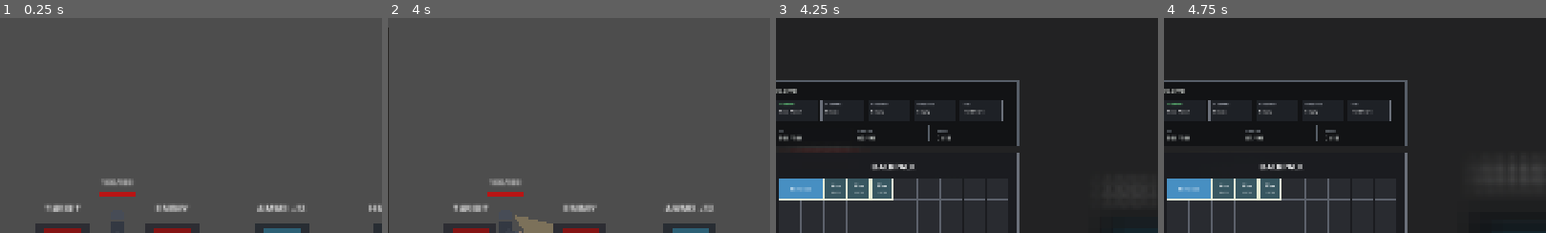
Above: before the commit, frames 1-4 (left to right).
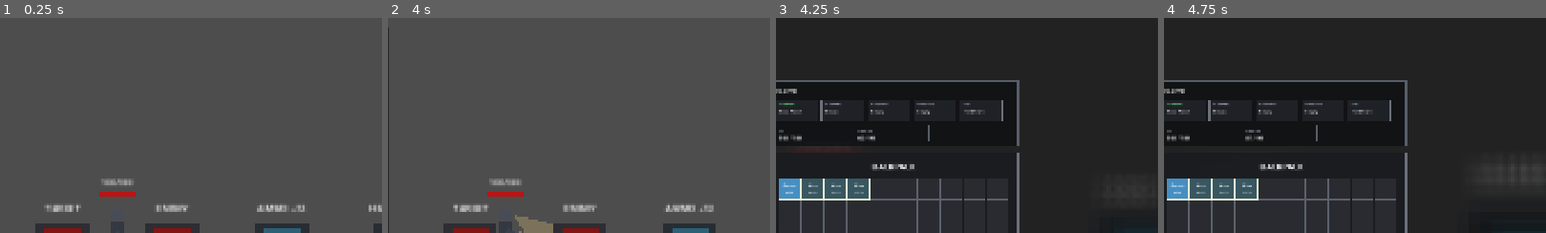
Above: after the commit, the same moments.

Repository: YuiTatsuki1011/projekt-black
Game: Godot game, scene res://scenes/levels/test_level.tscn
The game is run twice, just before and just after one commit, with the same random seed, the same clock (stepped at 60 frames per second) and the same inputs.
Inputs (mouse positions are % of the whole screen's width and height, from its top left):
- Up to frame 1 (0.25 s): no input
- Up to frame 2 (4 s): tap Enter at 0.5, 3.5 s; move the mouse to (72, 45) at 0.52 s; hold D (move_right) 0.53-1.25 s; hold S (crouch) 0.53-1.25 s; click (72, 45) at 0.67 s; tap Space (jump) at 0.77, 2, 3.77 s; drag from (30, 55) to (51, 51) at 1.27 s; move the mouse to (60, 28) at 2.02 s; press the mouse at (60, 28) at 2.03 s; hold A (move_left) 2.03-2.75 s; release the mouse at (60, 28) at 2.75 s; drag from (45, 70) to (79, 51) at 2.77 s; move the mouse to (80, 65) at 3.52 s; hold D (move_right) from 3.53 s (still down); hold Right mouse button (sub_weapon_aim) from 3.53 s (still down); click (80, 65) at 3.67 s
- Up to frame 3 (4.25 s): keep holding D (move_right); keep holding Right mouse button (sub_weapon_aim); tap Tab (inventory_toggle) at 4.15 s
- Up to frame 4 (4.75 s): release D (move_right) at 4.25 s; release Right mouse button (sub_weapon_aim) at 4.25 s; drag from (20, 35) to (57, 52) at 4.27 s
The pictures show only the part of the screen within x 35-85%, y 0-50%; the shares and areas given below are measured in that part.

Frames 1-2 are identical in both runs. In frame 3, 1.4% of the frame differs, in the area x 2-46%, y 52-85%; in frame 4, 1.4%.

Commit message:
Apply inventory usability feedback

Diff:
--- a/resources/items/pistol_ammo.tres
+++ b/resources/items/pistol_ammo.tres
@@ -7,7 +7,7 @@
 item_id = &"pistol_ammo"
 display_name = "Pistol Ammo"
 short_name = "Ammo"
-size = Vector2i(2, 1)
+size = Vector2i(1, 1)
 stackable = true
 max_stack = 60
 color = Color(0.28, 0.56, 0.76, 1)
--- a/scripts/player/player_controller.gd
+++ b/scripts/player/player_controller.gd
@@ -562,7 +562,10 @@
 		_start_reload()
 		return
 	if chamber_size > 0 and chamber_ammo <= 0:
-		return
+		_feed_chamber_if_empty()
+		_commit_loaded_ammo_change()
+		if chamber_ammo <= 0:
+			return
 
 	if projectile_scene == null:
 		return
@@ -1085,6 +1088,7 @@
 		return {}
 
 	chamber_ammo -= 1
+	_feed_chamber_if_empty()
 	var ejected := {
 		"item_id": ammo_item_id,
 		"quantity": 1,
--- a/scripts/ui/inventory_screen.gd
+++ b/scripts/ui/inventory_screen.gd
@@ -130,6 +130,10 @@
 var _weapon_inspect_equipment_slot: StringName = &""
 var _weapon_inspect_dragging: bool = false
 var _weapon_inspect_drag_offset: Vector2 = Vector2.ZERO
+var _inventory_menu_dragging: bool = false
+var _inventory_menu_drag_offset: Vector2 = Vector2.ZERO
+var _inventory_menu_position: Vector2 = Vector2.ZERO
+var _inventory_menu_has_custom_position: bool = false
 
 
 func _ready() -> void:
@@ -201,7 +205,9 @@
 
 func _setup_workspace_layout() -> void:
 	title_label.text = "BACKPACK"
+	title_label.mouse_filter = Control.MOUSE_FILTER_STOP
 	title_label.add_theme_font_size_override("font_size", 18)
+	title_label.gui_input.connect(_on_inventory_menu_drag_handle_gui_input)
 	panel.z_index = 8
 
 	_gear_panel = _create_workspace_panel("GearPanel")
@@ -214,7 +220,9 @@
 	gear_rows.add_theme_constant_override("separation", 10)
 	gear_margin.add_child(gear_rows)
 
-	_add_section_title(gear_rows, "PLAYER")
+	var player_title := _add_section_title(gear_rows, "PLAYER")
+	player_title.mouse_filter = Control.MOUSE_FILTER_STOP
+	player_title.gui_input.connect(_on_inventory_menu_drag_handle_gui_input)
 	_move_equipment_root_to(gear_rows)
 	gear_rows.add_child(_create_status_strip())
 
@@ -227,6 +235,8 @@
 	external_rows.add_theme_constant_override("separation", 10)
 	external_margin.add_child(external_rows)
 	_external_title_label = _add_section_title(external_rows, "CONTAINER")
+	_external_title_label.mouse_filter = Control.MOUSE_FILTER_STOP
+	_external_title_label.gui_input.connect(_on_inventory_menu_drag_handle_gui_input)
 	external_rows.add_child(_create_external_grid_view())
 
 
@@ -283,13 +293,12 @@
 	var status_grid := GridContainer.new()
 	status_grid.name = "StatusGrid"
 	status_grid.mouse_filter = Control.MOUSE_FILTER_IGNORE
-	status_grid.columns = 3
+	status_grid.columns = 2
 	status_grid.add_theme_constant_override("h_separation", 8)
 	status_grid.add_theme_constant_override("v_separation", 8)
 	_status_value_labels.clear()
 	_add_status_card(status_grid, &"health", "HP", "-- / --")
 	_add_status_card(status_grid, &"stamina", "STAMINA", "-- / --")
-	_add_status_card(status_grid, &"ammo", "AMMO", "-- / --")
 	return status_grid
 
 
@@ -376,6 +385,17 @@
 			if _is_context_popup_visible() and not _is_mouse_inside_context_popup():
 				_hide_context_menu()
 				_hide_split_dialog()
+
+	if _inventory_menu_dragging:
+		if event is InputEventMouseMotion:
+			_move_inventory_menu_to_mouse()
+			get_viewport().set_input_as_handled()
+		elif event is InputEventMouseButton:
+			var mouse_button := event as InputEventMouseButton
+			if mouse_button.button_index == MOUSE_BUTTON_LEFT and not mouse_button.pressed:
+				_inventory_menu_dragging = false
+				get_viewport().set_input_as_handled()
+		return
 
 	if _weapon_inspect_dragging:
 		if event is InputEventMouseMotion:
@@ -569,18 +589,101 @@
 	var menu_y := (viewport_size.y - total_height) * 0.5
 	menu_x = maxf(menu_x, screen_margin)
 	menu_y = maxf(menu_y, screen_margin)
+	var menu_position := Vector2(menu_x, menu_y)
+	if _inventory_menu_has_custom_position:
+		menu_position = _clamp_inventory_menu_position(
+			_inventory_menu_position,
+			menu_width,
+			total_height,
+			viewport_size
+		)
+		_inventory_menu_position = menu_position
 
 	if is_instance_valid(_gear_panel):
 		_gear_panel.visible = not has_external_inventory
-		_gear_panel.position = Vector2(menu_x, menu_y)
+		_gear_panel.position = menu_position
 		_gear_panel.size = Vector2(menu_width, player_menu_panel_height)
 
 	if is_instance_valid(_external_panel):
 		_external_panel.visible = has_external_inventory
-		_external_panel.position = Vector2(menu_x, menu_y)
+		_external_panel.position = menu_position
 		_external_panel.size = Vector2(menu_width, container_panel_height)
 
-	panel.position = Vector2(menu_x, menu_y + top_panel_height + screen_panel_gap)
+	panel.position = menu_position + Vector2(0.0, top_panel_height + screen_panel_gap)
+
+
+func _on_inventory_menu_drag_handle_gui_input(event: InputEvent) -> void:
+	if event is InputEventMouseButton:
+		var mouse_button := event as InputEventMouseButton
+		if mouse_button.button_index == MOUSE_BUTTON_LEFT and mouse_button.pressed:
+			_inventory_menu_dragging = true
+			_inventory_menu_has_custom_position = true
+			_inventory_menu_position = _get_inventory_menu_position()
+			_inventory_menu_drag_offset = get_viewport().get_mouse_position() - _inventory_menu_position
+			get_viewport().set_input_as_handled()
+
+
+func _move_inventory_menu_to_mouse() -> void:
+	var viewport_size: Vector2 = get_viewport().get_visible_rect().size
+	var metrics := _get_inventory_menu_metrics()
+	_inventory_menu_position = _clamp_inventory_menu_position(
+		get_viewport().get_mouse_position() - _inventory_menu_drag_offset,
+		float(metrics.get("width", 0.0)),
+		float(metrics.get("height", 0.0)),
+		viewport_size
+	)
+	_apply_inventory_menu_position(_inventory_menu_position)
+
+
+func _apply_inventory_menu_position(menu_position: Vector2) -> void:
+	_inventory_menu_has_custom_position = true
+	_inventory_menu_position = menu_position
+	var metrics := _get_inventory_menu_metrics()
+	var top_panel_height := float(metrics.get("top_height", player_menu_panel_height))
+	var menu_width := float(metrics.get("width", panel.size.x * panel.scale.x))
+
+	if is_instance_valid(_gear_panel):
+		_gear_panel.position = menu_position
+		_gear_panel.size = Vector2(menu_width, player_menu_panel_height)
+
+	if is_instance_valid(_external_panel):
+		_external_panel.position = menu_position
+		_external_panel.size = Vector2(menu_width, container_panel_height)
+
+	panel.position = menu_position + Vector2(0.0, top_panel_height + screen_panel_gap)
+
+
+func _get_inventory_menu_position() -> Vector2:
+	if _external_inventory_visible and is_instance_valid(_external_panel):
+		return _external_panel.position
+	if is_instance_valid(_gear_panel):
+		return _gear_panel.position
+
+	var metrics := _get_inventory_menu_metrics()
+	return panel.position - Vector2(0.0, float(metrics.get("top_height", player_menu_panel_height)) + screen_panel_gap)
+
+
+func _get_inventory_menu_metrics() -> Dictionary:
+	var scaled_panel_size := panel.size * panel.scale
+	var top_panel_height := container_panel_height if _external_inventory_visible else player_menu_panel_height
+	return {
+		"width": scaled_panel_size.x,
+		"height": top_panel_height + screen_panel_gap + scaled_panel_size.y,
+		"top_height": top_panel_height,
+	}
+
+
+func _clamp_inventory_menu_position(
+	target_position: Vector2,
+	menu_width: float,
+	total_height: float,
+	viewport_size: Vector2
+) -> Vector2:
+	var margin := screen_margin
+	return Vector2(
+		clampf(target_position.x, margin, maxf(margin, viewport_size.x - menu_width - margin)),
+		clampf(target_position.y, margin, maxf(margin, viewport_size.y - total_height - margin))
+	)
 
 
 func _refresh_status_panel() -> void:
@@ -599,10 +702,6 @@
 		float(_player.get("max_stamina")),
 		bool(_player.get("is_stamina_overheated")),
 		true
-	)
-	_on_player_ammo_changed(
-		int(_player.get("current_ammo")),
-		int(_player.get("reserve_ammo"))
 	)
 
 
Not shown, changed: docs/ARCHITECTURE.md
Not shown, changed: docs/DECISIONS.md
Not shown, changed: docs/HANDOFF.md
Not shown, changed: docs/INPUT_SPEC.md
